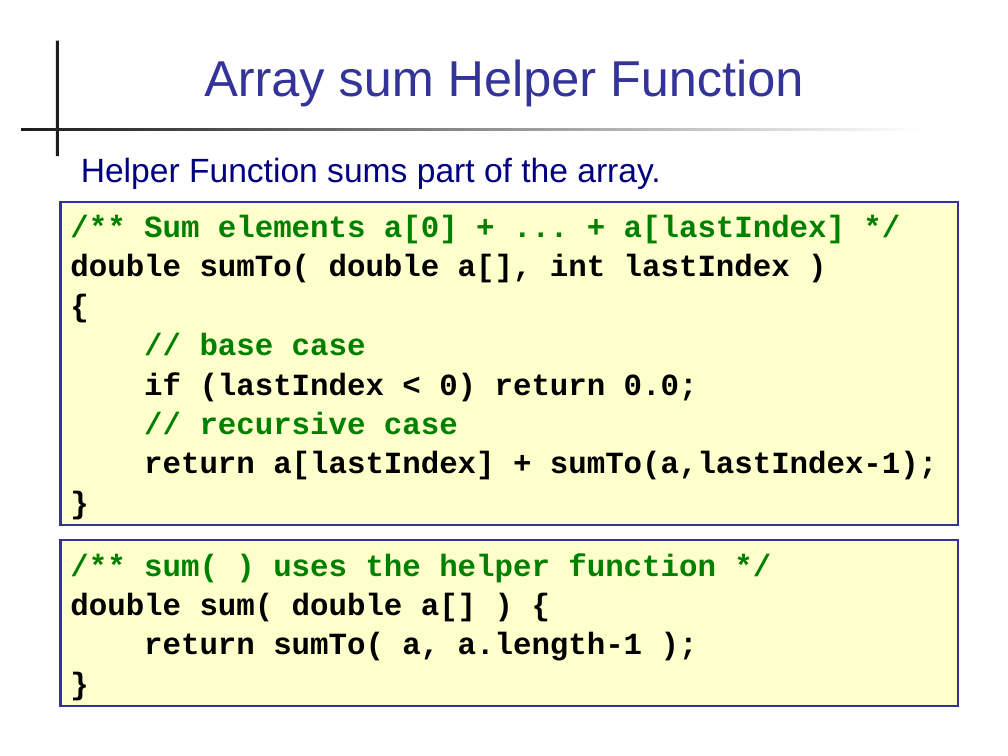
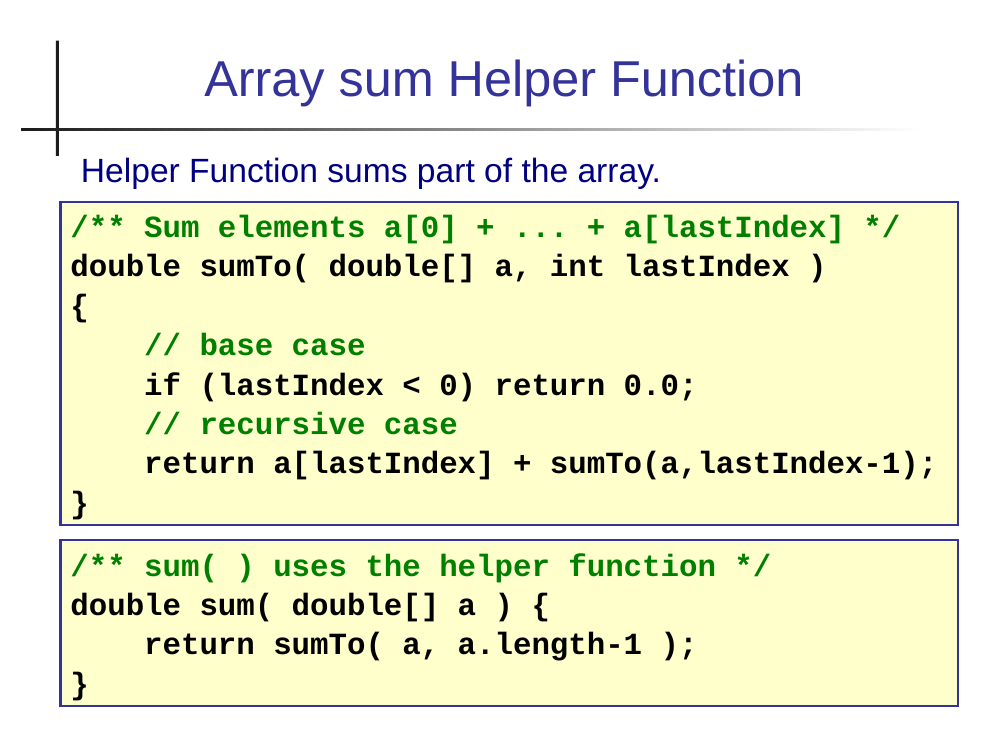
Before and after one commit to skeoop/skeoop.github.io, a slide deck: slide 12 of week8/Recursion.ppt. Drawn at 1008x756 pixels with LibreOffice and Linux fonts; fonts in the diff are those of the drawing. Boxes give left, top, right and bottom in pixels: in the first picture for what was removed or moved away, otherwise in the second. Text is boxed around its words. In the diff, an @@ line names an element or a change of style, - is before the commit and + after.

```diff
--- a/week8/Recursion.ppt
+++ b/week8/Recursion.ppt
@@ text in rectangle at (70, 254, 790, 283): text changed @@
-double sumTo( double a[], int lastIndex )
+double sumTo( double[] a, int lastIndex )
@@ text in rectangle at (70, 593, 476, 622): text changed @@
-double sum( double a[] ) {
+double sum( double[] a ) {
```
Also in this commit, not shown: 1 other slide changed, 3 other files.
